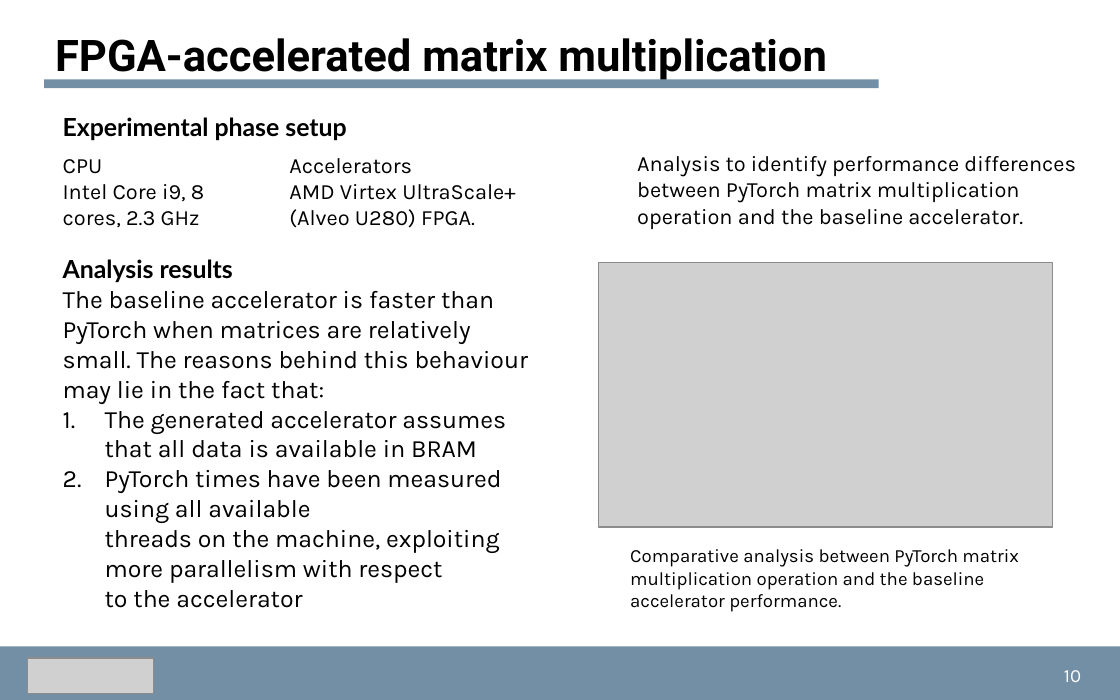
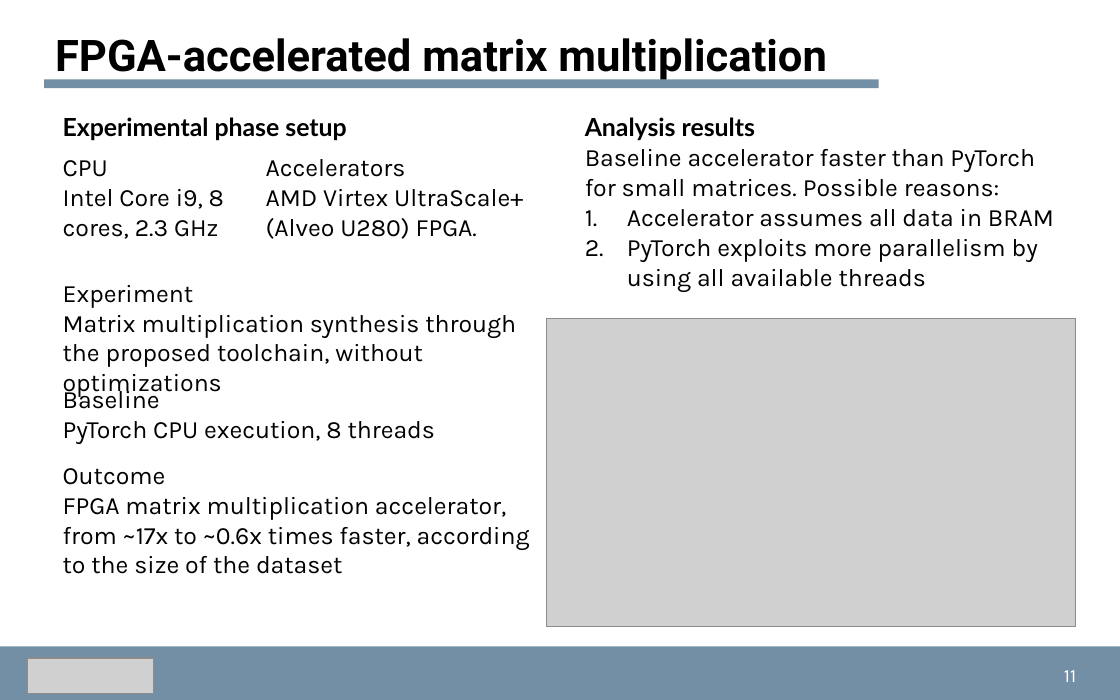
Before and after one commit to dmsgnn/master-thesis, a slide deck: slide 11 of docs/presentation/presentation.pptx (slide 10 before the commit). Drawn at 1120x700 pixels with LibreOffice and Linux fonts; fonts in the diff are those of the drawing; grey boxes stand for pictures. Boxes give left, top, right and bottom in pixels: in the first picture for what was removed or moved away, otherwise in the second. Text is boxed around its words. In the diff, an @@ line names an element or a change of style, - is before the commit and + after.

```diff
--- a/docs/presentation/presentation.pptx
+++ b/docs/presentation/presentation.pptx
@@ text "Analysis results": place and size @@
-text "Analysis results" at [63, 259, 528, 608]
+text "Analysis results" at [585, 117, 1054, 291]
@@ text "CPU" at [63, 160, 224, 239]: size 14 to 16 pt @@
@@ text "Accelerators" at [266, 159, 523, 239]: size 14 to 16 pt @@
@@ text "Accelerators": place and size @@
-text "Accelerators" at [289, 158, 516, 228]
+text "Accelerators" at [266, 159, 523, 239]
@@ text at [585, 149, 1054, 291]: text changed @@
-The baseline accelerator is faster than PyTorch when matrices are relatively small. The reasons behind this behaviour may lie in the fact that:
-1. The generated accelerator assumes that all data is available in BRAM
-2. PyTorch times have been measured using all available
-   threads on the machine, exploiting more parallelism with respect
-   to the accelerator
+Baseline accelerator faster than PyTorch for small matrices. Possible reasons:
+1. Accelerator assumes all data in BRAM
+2. PyTorch exploits more parallelism by using all available threads
@@ text removed at [637, 156, 1076, 229] @@
-Analysis to identify performance differences between PyTorch matrix multiplication
-operation and the baseline accelerator.
@@ text added at [63, 285, 516, 367], 16 pt, text #000000 @@
+Experiment
+Matrix multiplication synthesis through the proposed toolchain, without optimizations
@@ picture: place and size @@
-picture at [599, 262, 1053, 526]
+picture at [547, 318, 1076, 626]
@@ text added at [63, 386, 435, 444], 16 pt, text #000000 @@
+Baseline
+PyTorch CPU execution, 8 threads
@@ text added at [63, 468, 530, 574], 16 pt, text #000000 @@
+Outcome
+FPGA matrix multiplication accelerator, from ~17x to ~0.6x times faster, according to the size of the dataset
@@ text removed at [630, 549, 1019, 612] @@
-Comparative analysis between PyTorch matrix multiplication operation and the baseline accelerator performance.
@@ text at [1064, 670, 1076, 682]: text changed @@
-10
+11
```
Also in this commit, not shown: 16 other slides changed, 2 slides added, 4 other files.
